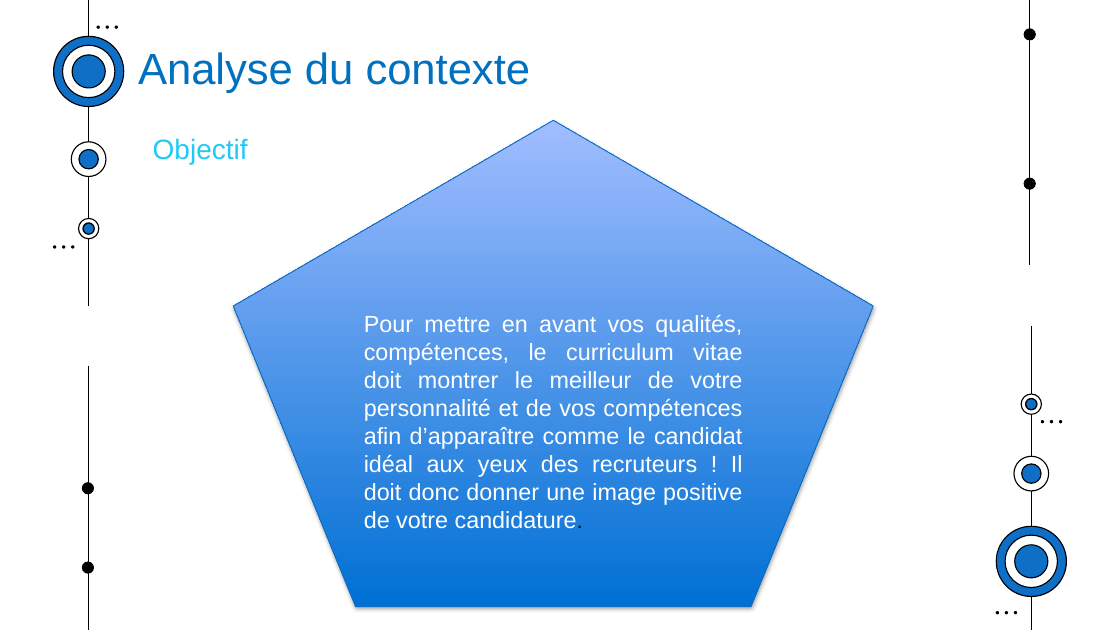
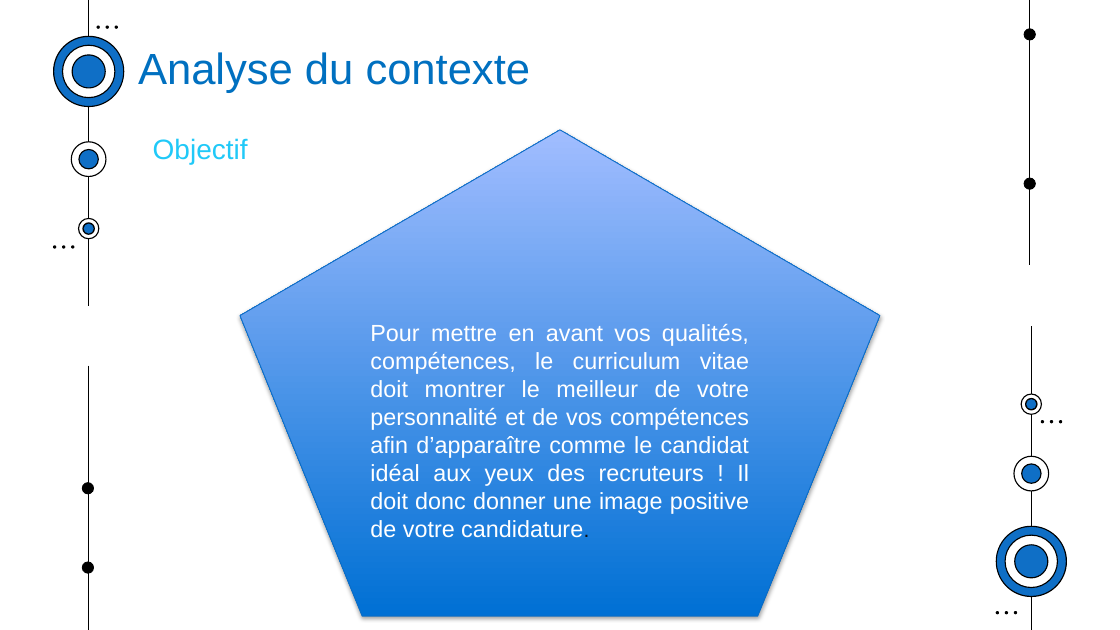
Before and after one commit to muhamedoufi/rapport-cloud, a slide deck: slide 15 of Presentation_cv.pptx (slide 14 before the commit). Drawn at 1120x630 pixels with LibreOffice and Linux fonts; fonts in the diff are those of the drawing. Boxes give left, top, right and bottom in pixels: in the first picture for what was removed or moved away, otherwise in the second. Text is boxed around its words. In the diff, an @@ line names an element or a change of style, - is before the commit and + after.

```diff
--- a/Presentation_cv.pptx
+++ b/Presentation_cv.pptx
@@ pentagon "Pour mettre en avant vos ...": place and size @@
-pentagon "Pour mettre en avant vos ..." at [234,120,874,607]
+pentagon "Pour mettre en avant vos ..." at [240,130,881,617]
```
Also in this commit, not shown: 5 other slides changed, 1 slide added.
